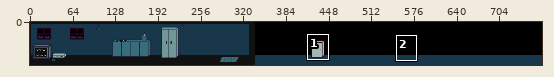
Pixel-art file -- Levels/HorrorLevel/HorrorLevel.aseprite. Above, an overview of the earlier version with the close-up marked.
Close-up. Before the commit:
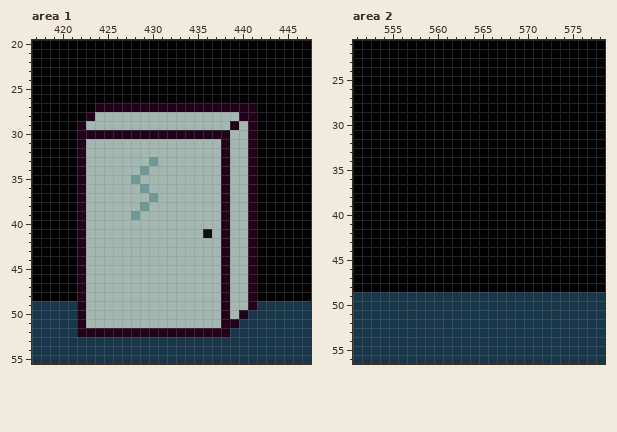
768x64 pixels, 1 frame. Shown: area 1: x 417..447, y 20..55; area 2: x 551..578, y 21..56.
After:
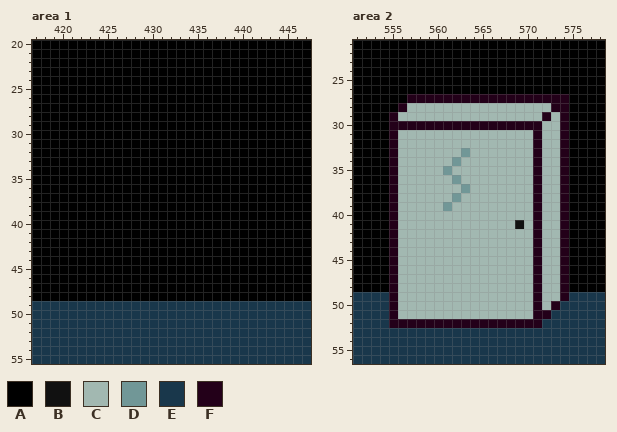
Palette (. is transparent): A #000000  B #111111  C #a2b8b1  D #719797  E #19374b  F #230019
From old to new:
--- area 1
@@ x 417..447 @@
 26 AAAAAAAAAAAAAAAAAAAAAAAAAAAAAAA
-27 AAAAAAAFFFFFFFFFFFFFFFFFFAAAAAA
-28 AAAAAAFCCCCCCCCCCCCCCCCFFAAAAAA
-29 AAAAAFCCCCCCCCCCCCCCCCFCFAAAAAA
-30 AAAAAFFFFFFFFFFFFFFFFFCCFAAAAAA
-31 AAAAAFCCCCCCCCCCCCCCCFCCFAAAAAA
-32 AAAAAFCCCCCCCCCCCCCCCFCCFAAAAAA
-33 AAAAAFCCCCCCCDCCCCCCCFCCFAAAAAA
-34 AAAAAFCCCCCCDCCCCCCCCFCCFAAAAAA
-35 AAAAAFCCCCCDCCCCCCCCCFCCFAAAAAA
-36 AAAAAFCCCCCCDCCCCCCCCFCCFAAAAAA
-37 AAAAAFCCCCCCCDCCCCCCCFCCFAAAAAA
-38 AAAAAFCCCCCCDCCCCCCCCFCCFAAAAAA
-39 AAAAAFCCCCCDCCCCCCCCCFCCFAAAAAA
-40 AAAAAFCCCCCCCCCCCCCCCFCCFAAAAAA
-41 AAAAAFCCCCCCCCCCCCCBCFCCFAAAAAA
-42 AAAAAFCCCCCCCCCCCCCCCFCCFAAAAAA
-43 AAAAAFCCCCCCCCCCCCCCCFCCFAAAAAA
-44 AAAAAFCCCCCCCCCCCCCCCFCCFAAAAAA
-45 AAAAAFCCCCCCCCCCCCCCCFCCFAAAAAA
-46 AAAAAFCCCCCCCCCCCCCCCFCCFAAAAAA
-47 AAAAAFCCCCCCCCCCCCCCCFCCFAAAAAA
-48 AAAAAFCCCCCCCCCCCCCCCFCCFAAAAAA
-49 EEEEEFCCCCCCCCCCCCCCCFCCFEEEEEE
-50 EEEEEFCCCCCCCCCCCCCCCFCFEEEEEEE
-51 EEEEEFCCCCCCCCCCCCCCCFFEEEEEEEE
-52 EEEEEFFFFFFFFFFFFFFFFFEEEEEEEEE
+27 AAAAAAAAAAAAAAAAAAAAAAAAAAAAAAA
+28 AAAAAAAAAAAAAAAAAAAAAAAAAAAAAAA
+29 AAAAAAAAAAAAAAAAAAAAAAAAAAAAAAA
+30 AAAAAAAAAAAAAAAAAAAAAAAAAAAAAAA
+31 AAAAAAAAAAAAAAAAAAAAAAAAAAAAAAA
+32 AAAAAAAAAAAAAAAAAAAAAAAAAAAAAAA
+33 AAAAAAAAAAAAAAAAAAAAAAAAAAAAAAA
+34 AAAAAAAAAAAAAAAAAAAAAAAAAAAAAAA
+35 AAAAAAAAAAAAAAAAAAAAAAAAAAAAAAA
+36 AAAAAAAAAAAAAAAAAAAAAAAAAAAAAAA
+37 AAAAAAAAAAAAAAAAAAAAAAAAAAAAAAA
+38 AAAAAAAAAAAAAAAAAAAAAAAAAAAAAAA
+39 AAAAAAAAAAAAAAAAAAAAAAAAAAAAAAA
+40 AAAAAAAAAAAAAAAAAAAAAAAAAAAAAAA
+41 AAAAAAAAAAAAAAAAAAAAAAAAAAAAAAA
+42 AAAAAAAAAAAAAAAAAAAAAAAAAAAAAAA
+43 AAAAAAAAAAAAAAAAAAAAAAAAAAAAAAA
+44 AAAAAAAAAAAAAAAAAAAAAAAAAAAAAAA
+45 AAAAAAAAAAAAAAAAAAAAAAAAAAAAAAA
+46 AAAAAAAAAAAAAAAAAAAAAAAAAAAAAAA
+47 AAAAAAAAAAAAAAAAAAAAAAAAAAAAAAA
+48 AAAAAAAAAAAAAAAAAAAAAAAAAAAAAAA
+49 EEEEEEEEEEEEEEEEEEEEEEEEEEEEEEE
+50 EEEEEEEEEEEEEEEEEEEEEEEEEEEEEEE
+51 EEEEEEEEEEEEEEEEEEEEEEEEEEEEEEE
+52 EEEEEEEEEEEEEEEEEEEEEEEEEEEEEEE
 53 EEEEEEEEEEEEEEEEEEEEEEEEEEEEEEE
--- area 2
@@ x 551..578 @@
 26 AAAAAAAAAAAAAAAAAAAAAAAAAAAA
-27 AAAAAAAAAAAAAAAAAAAAAAAAAAAA
-28 AAAAAAAAAAAAAAAAAAAAAAAAAAAA
-29 AAAAAAAAAAAAAAAAAAAAAAAAAAAA
-30 AAAAAAAAAAAAAAAAAAAAAAAAAAAA
-31 AAAAAAAAAAAAAAAAAAAAAAAAAAAA
-32 AAAAAAAAAAAAAAAAAAAAAAAAAAAA
-33 AAAAAAAAAAAAAAAAAAAAAAAAAAAA
-34 AAAAAAAAAAAAAAAAAAAAAAAAAAAA
-35 AAAAAAAAAAAAAAAAAAAAAAAAAAAA
-36 AAAAAAAAAAAAAAAAAAAAAAAAAAAA
-37 AAAAAAAAAAAAAAAAAAAAAAAAAAAA
-38 AAAAAAAAAAAAAAAAAAAAAAAAAAAA
-39 AAAAAAAAAAAAAAAAAAAAAAAAAAAA
-40 AAAAAAAAAAAAAAAAAAAAAAAAAAAA
-41 AAAAAAAAAAAAAAAAAAAAAAAAAAAA
-42 AAAAAAAAAAAAAAAAAAAAAAAAAAAA
-43 AAAAAAAAAAAAAAAAAAAAAAAAAAAA
-44 AAAAAAAAAAAAAAAAAAAAAAAAAAAA
-45 AAAAAAAAAAAAAAAAAAAAAAAAAAAA
-46 AAAAAAAAAAAAAAAAAAAAAAAAAAAA
-47 AAAAAAAAAAAAAAAAAAAAAAAAAAAA
-48 AAAAAAAAAAAAAAAAAAAAAAAAAAAA
-49 EEEEEEEEEEEEEEEEEEEEEEEEEEEE
-50 EEEEEEEEEEEEEEEEEEEEEEEEEEEE
-51 EEEEEEEEEEEEEEEEEEEEEEEEEEEE
-52 EEEEEEEEEEEEEEEEEEEEEEEEEEEE
+27 AAAAAAFFFFFFFFFFFFFFFFFFAAAA
+28 AAAAAFCCCCCCCCCCCCCCCCFFAAAA
+29 AAAAFCCCCCCCCCCCCCCCCFCFAAAA
+30 AAAAFFFFFFFFFFFFFFFFFCCFAAAA
+31 AAAAFCCCCCCCCCCCCCCCFCCFAAAA
+32 AAAAFCCCCCCCCCCCCCCCFCCFAAAA
+33 AAAAFCCCCCCCDCCCCCCCFCCFAAAA
+34 AAAAFCCCCCCDCCCCCCCCFCCFAAAA
+35 AAAAFCCCCCDCCCCCCCCCFCCFAAAA
+36 AAAAFCCCCCCDCCCCCCCCFCCFAAAA
+37 AAAAFCCCCCCCDCCCCCCCFCCFAAAA
+38 AAAAFCCCCCCDCCCCCCCCFCCFAAAA
+39 AAAAFCCCCCDCCCCCCCCCFCCFAAAA
+40 AAAAFCCCCCCCCCCCCCCCFCCFAAAA
+41 AAAAFCCCCCCCCCCCCCBCFCCFAAAA
+42 AAAAFCCCCCCCCCCCCCCCFCCFAAAA
+43 AAAAFCCCCCCCCCCCCCCCFCCFAAAA
+44 AAAAFCCCCCCCCCCCCCCCFCCFAAAA
+45 AAAAFCCCCCCCCCCCCCCCFCCFAAAA
+46 AAAAFCCCCCCCCCCCCCCCFCCFAAAA
+47 AAAAFCCCCCCCCCCCCCCCFCCFAAAA
+48 AAAAFCCCCCCCCCCCCCCCFCCFAAAA
+49 EEEEFCCCCCCCCCCCCCCCFCCFEEEE
+50 EEEEFCCCCCCCCCCCCCCCFCFEEEEE
+51 EEEEFCCCCCCCCCCCCCCCFFEEEEEE
+52 EEEEFFFFFFFFFFFFFFFFFEEEEEEE
 53 EEEEEEEEEEEEEEEEEEEEEEEEEEEE
Pixel boxes of the changes (left, top, right, bottom) in both close-ups:
changed: (77, 103, 257, 337)
changed: (389, 94, 569, 328)
